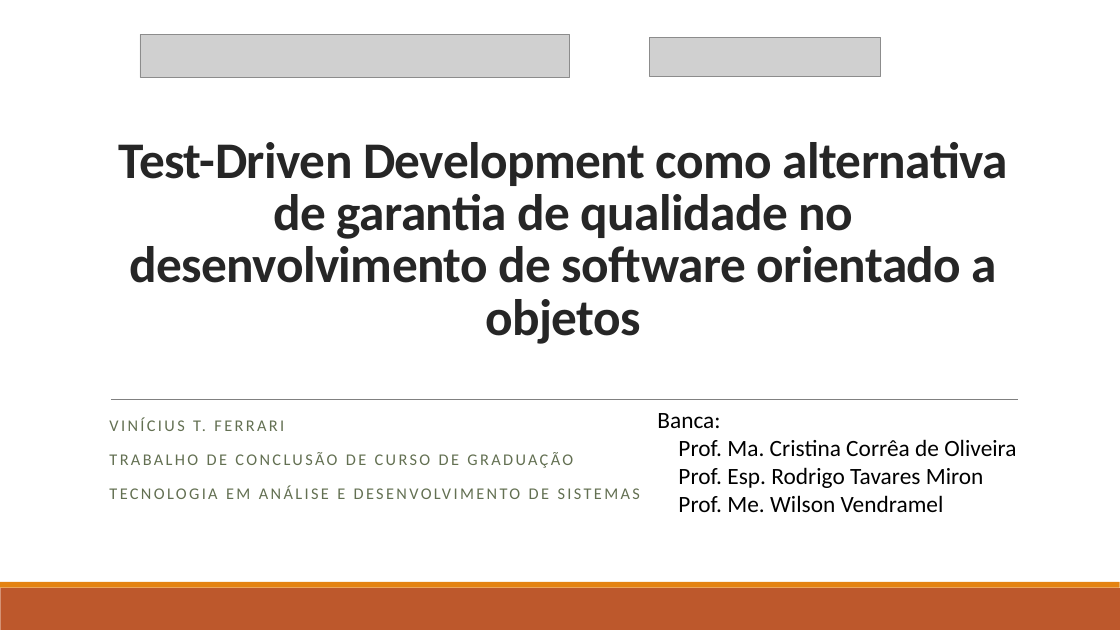
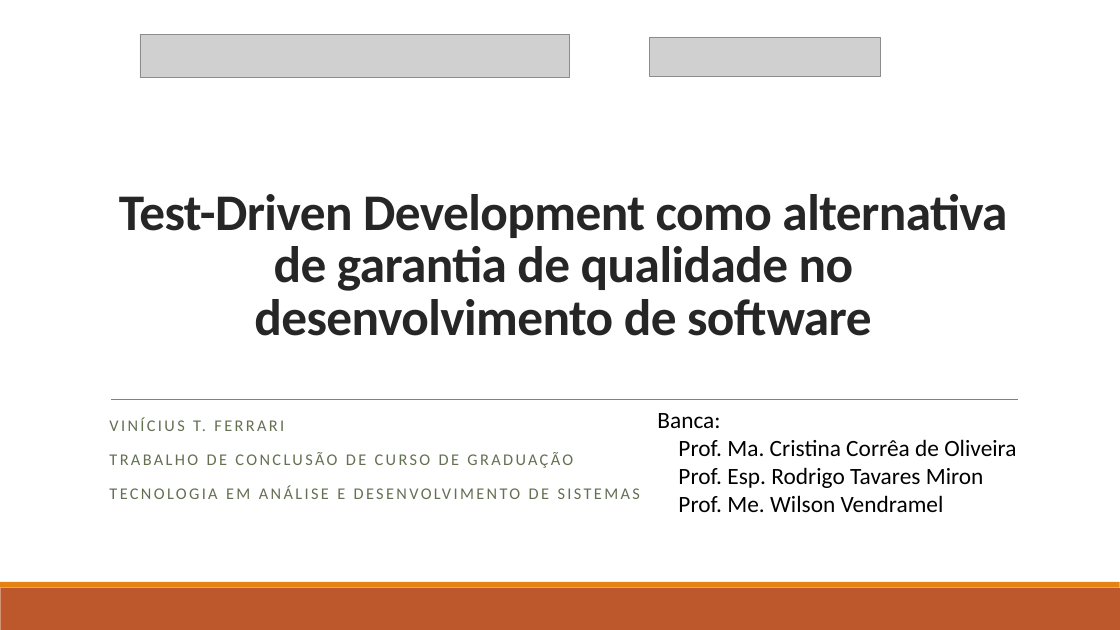
Before and after one commit to vtferrari/TCCGeradorEpub, a slide deck: slide 1 of doc/Test-Driven Development como alternativa de garantia de qualidade.pptx. Drawn at 1120x630 pixels with LibreOffice and Linux fonts; fonts in the diff are those of the drawing; grey boxes stand for pictures. Boxes give left, top, right and bottom in pixels: in the first picture for what was removed or moved away, otherwise in the second. Text is boxed around its words. In the diff, an @@ line names an element or a change of style, - is before the commit and + after.

```diff
--- a/doc/Test-Driven Development como alternativa de garantia de qualidade.pptx
+++ b/doc/Test-Driven Development como alternativa de garantia de qualidade.pptx
@@ title at (119,194,1007,336): text changed @@
-Test-Driven Development como alternativa de garantia de qualidade no desenvolvimento de software orientado a objetos
+Test-Driven Development como alternativa de garantia de qualidade no desenvolvimento de software
```
Also in this commit, not shown: 16 other slides changed, 17 slides added, 19 slides removed.
